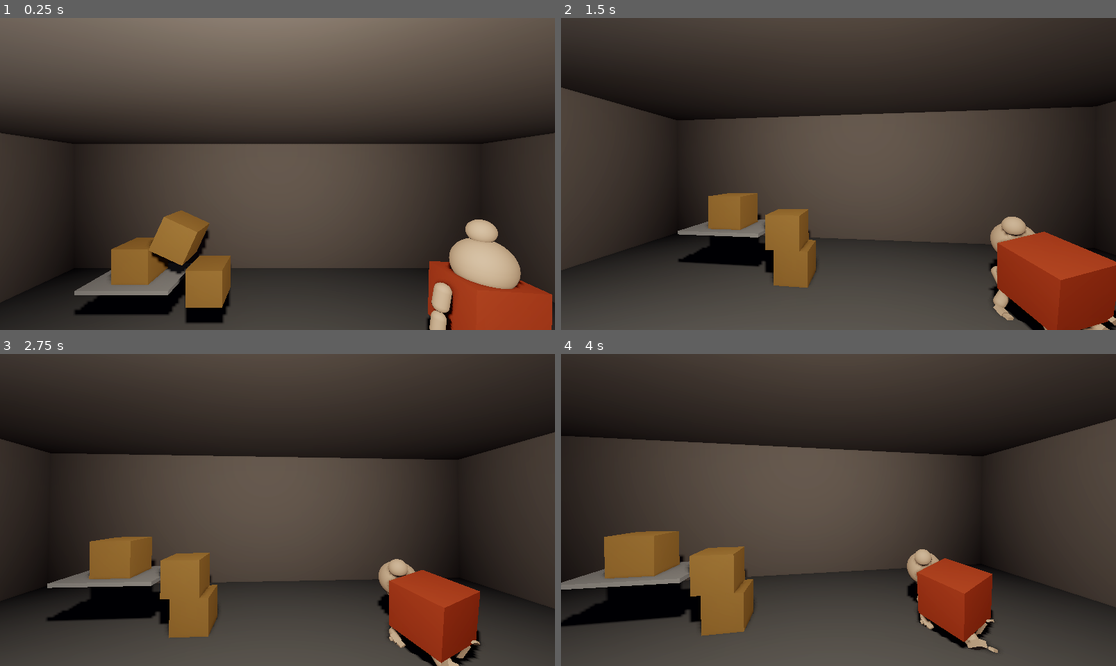
Above: before the commit, frames 1-4 (two rows, left to right).
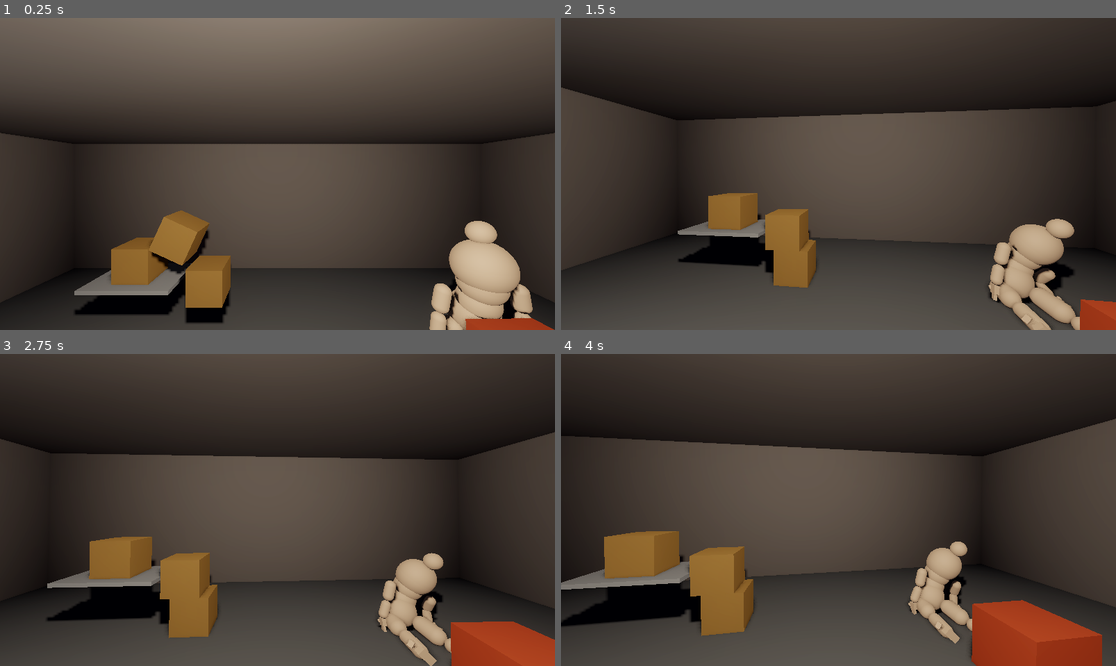
Above: after the commit, the same moments.

Repository: rossmrobinson/proto-game
Game: Godot game, scene res://scenes/main.tscn
Same seed, same stepped clock (60 frames per second), same inputs: the game is played once before the commit and once after it. The project has no main scene, so this scene is started directly.
Inputs (mouse positions are in pixels of both pictures, inside the frame that each line leads up to):
- Up to frame 1 (0.25 s): no input
- Up to frame 2 (1.5 s): tap Enter at 0.5 s; move the mouse to (866, 174) at 0.52 s; click (866, 174) at 0.67 s; move the mouse to (810, 174) at 1.27 s; click (810, 174) at 1.42 s
- Up to frame 3 (2.75 s): move the mouse to (288, 503) at 2.02 s; click (288, 503) at 2.17 s
- Up to frame 4 (4 s): move the mouse to (832, 516) at 2.77 s; click (832, 516) at 2.92 s; move the mouse to (877, 513) at 3.52 s; click (877, 513) at 3.67 s

The runs differ from the first frame. In frame 1, 2.7% of the frame differs, in the area x 76-100%, y 64-100%; in frame 2, 6.6%; in frame 3, 6.7%; in frame 4, 7.4%, in the area x 62-98%, y 60-100%.

Commit message:
Expand ragdoll: breasts, glutes, genitals, internal passages
- Add BodyType enum (MALE, FEMALE, ANDROGYNOUS) export
- Breasts: L/R soft-spring-jointed off chest
- Glutes: L/R soft-spring-jointed off pelvis
- Male: penis + scrotum with soft joints
- Female: vulva + vaginal canal (4-segment spring chain)
- Androgynous: both genital configurations
- Anal canal: 3-segment spring chain (all body types)
- New helpers: _create_soft_joint, _create_passage_chain
- _create_part now accepts p_grabbable (passages are non-grabbable)
- Segment count: ~33-35 depending on body_type

Diff:
--- a/single-room/scripts/npc/humanoid_ragdoll_builder.gd
+++ b/single-room/scripts/npc/humanoid_ragdoll_builder.gd
@@ -1,14 +1,17 @@
 class_name HumanoidRagdollBuilder
 extends Node3D
-## Procedurally constructs a 25-segment humanoid ragdoll with anatomically
+## Procedurally constructs a fully-segmented humanoid ragdoll with anatomically
 ## correct joint limits. Each segment is a BodyPart (RigidBody3D) connected
 ## by Generic6DOFJoint3D nodes.
 ##
-## Segments (25 total):
-##   Torso:  pelvis, spine_lower, spine_upper, chest, neck, head
-##   Arms:   L/R clavicle, upper_arm, forearm, hand
-##   Hands:  L/R thumb, fingers (4 grouped)
-##   Legs:   L/R upper_leg, lower_leg, foot, toes
+## Segments (~33-35 depending on body_type):
+##   Torso:    pelvis, spine_lower, spine_upper, chest, neck, head
+##   Chest:    L/R breast (soft-jointed)
+##   Pelvis:   L/R glute, groin segments (body_type dependent)
+##   Passages: anal canal chain, vaginal canal chain (FEMALE/ANDROGYNOUS)
+##   Arms:     L/R clavicle, upper_arm, forearm, hand
+##   Hands:    L/R thumb, fingers (4 grouped)
+##   Legs:     L/R upper_leg, lower_leg, foot, toes
 ##
 ## Attach this to an empty Node3D. It builds everything in _ready().
 ## The "root" body part is the pelvis — the rest hang from it.
@@ -20,6 +23,11 @@
 @export var body_height: float = 1.75
 ## Overall scale multiplier for mass.
 @export var mass_scale: float = 1.0
+
+@export_group("Body Type")
+enum BodyType { MALE, FEMALE, ANDROGYNOUS }
+## Determines genital anatomy and internal passage configuration.
+@export var body_type: BodyType = BodyType.MALE
 
 @export_group("Visual")
 ## Color for the placeholder capsule/box meshes.
@@ -52,6 +60,22 @@
 const SHOULDER_WIDTH_FRAC: float = 0.24
 const HIP_WIDTH_FRAC: float = 0.10
 
+# Soft tissue & anatomy
+const BREAST_RADIUS_FRAC: float = 0.035
+const BREAST_OFFSET_X_FRAC: float = 0.065
+const BREAST_OFFSET_Z_FRAC: float = 0.06
+const GLUTE_RADIUS_FRAC: float = 0.055
+const GLUTE_OFFSET_X_FRAC: float = 0.06
+const GLUTE_OFFSET_Z_FRAC: float = -0.06
+const PENIS_LENGTH_FRAC: float = 0.045
+const PENIS_RADIUS_FRAC: float = 0.015
+const SCROTUM_RADIUS_FRAC: float = 0.025
+const VULVA_HEIGHT_FRAC: float = 0.025
+const PASSAGE_SEGMENT_RADIUS_FRAC: float = 0.010
+const PASSAGE_SEGMENT_LENGTH_FRAC: float = 0.022
+const PASSAGE_SEGMENTS_ANAL: int = 3
+const PASSAGE_SEGMENTS_VAGINAL: int = 4
+
 
 func _ready() -> void:
 	_build_ragdoll()
@@ -122,6 +146,98 @@
 	_create_joint(neck, head,
 		Vector3(0, neck.position.y + NECK_HEIGHT_FRAC * h * 0.5, 0),
 		Vector3(-40, -55, -25), Vector3(55, 55, 25))
+
+	# ── Breasts (both sides) ────────────────────────────────────────────
+	for side_sign: float in [-1.0, 1.0]:
+		var side: String = "left" if side_sign < 0 else "right"
+		var breast_x: float = side_sign * BREAST_OFFSET_X_FRAC * h
+		var breast_y: float = chest.position.y - CHEST_HEIGHT_FRAC * h * 0.1
+		var breast_z: float = BREAST_OFFSET_Z_FRAC * h
+
+		var breast: BodyPart = _create_part(
+			"%s_breast" % side, "%s Breast" % side.capitalize(),
+			Vector3(breast_x, breast_y, breast_z),
+			_sphere_shape(BREAST_RADIUS_FRAC * h),
+			0.4 * mass_scale, 0.3)
+
+		# Soft spring joint for natural jiggle
+		_create_soft_joint(chest, breast,
+			Vector3(breast_x, breast_y + BREAST_RADIUS_FRAC * h * 0.5, breast_z * 0.5),
+			Vector3(-15, -10, -15), Vector3(15, 10, 15),
+			8.0, 1.5)
+
+	# ── Glutes (both sides) ─────────────────────────────────────────────
+	for side_sign: float in [-1.0, 1.0]:
+		var side: String = "left" if side_sign < 0 else "right"
+		var glute_x: float = side_sign * GLUTE_OFFSET_X_FRAC * h
+		var glute_y: float = pelvis.position.y - PELVIS_HEIGHT_FRAC * h * 0.15
+		var glute_z: float = GLUTE_OFFSET_Z_FRAC * h
+
+		var glute: BodyPart = _create_part(
+			"%s_glute" % side, "%s Glute" % side.capitalize(),
+			Vector3(glute_x, glute_y, glute_z),
+			_sphere_shape(GLUTE_RADIUS_FRAC * h),
+			1.2 * mass_scale, 0.5)
+
+		# Moderate spring joint — glutes move less freely than breasts
+		_create_soft_joint(pelvis, glute,
+			Vector3(glute_x, glute_y + GLUTE_RADIUS_FRAC * h * 0.3, glute_z * 0.3),
+			Vector3(-10, -8, -10), Vector3(10, 8, 10),
+			12.0, 2.5)
+
+	# ── Groin anatomy (body_type dependent) ──────────────────────────────
+	var groin_anchor_y: float = pelvis.position.y - PELVIS_HEIGHT_FRAC * h * 0.45
+	var groin_z: float = 0.04 * h  # Front of pelvis
+
+	if body_type == BodyType.MALE or body_type == BodyType.ANDROGYNOUS:
+		var penis: BodyPart = _create_part(
+			"penis", "Penis",
+			Vector3(0.0, groin_anchor_y - PENIS_LENGTH_FRAC * h * 0.5, groin_z),
+			_capsule_shape(PENIS_RADIUS_FRAC * h, PENIS_LENGTH_FRAC * h),
+			0.15 * mass_scale, 0.25)
+
+		_create_soft_joint(pelvis, penis,
+			Vector3(0.0, groin_anchor_y, groin_z),
+			Vector3(-90, -45, -45), Vector3(45, 45, 45),
+			4.0, 1.0)
+
+		var scrotum: BodyPart = _create_part(
+			"scrotum", "Scrotum",
+			Vector3(0.0, groin_anchor_y - PENIS_LENGTH_FRAC * h * 0.3, groin_z * 0.5),
+			_sphere_shape(SCROTUM_RADIUS_FRAC * h),
+			0.1 * mass_scale, 0.2)
+
+		_create_soft_joint(pelvis, scrotum,
+			Vector3(0.0, groin_anchor_y - PENIS_LENGTH_FRAC * h * 0.1, groin_z * 0.4),
+			Vector3(-30, -20, -20), Vector3(30, 20, 20),
+			5.0, 1.5)
+
+	if body_type == BodyType.FEMALE or body_type == BodyType.ANDROGYNOUS:
+		var vulva: BodyPart = _create_part(
+			"vulva", "Vulva",
+			Vector3(0.0, groin_anchor_y, groin_z * 0.8),
+			_box_shape(Vector3(0.03 * h, VULVA_HEIGHT_FRAC * h, 0.015 * h)),
+			0.05 * mass_scale, 0.2)
+
+		_create_soft_joint(pelvis, vulva,
+			Vector3(0.0, groin_anchor_y + VULVA_HEIGHT_FRAC * h * 0.5, groin_z * 0.4),
+			Vector3(-5, -3, -3), Vector3(5, 3, 3),
+			15.0, 3.0)
+
+		# Vaginal canal — chain of soft segments going inward/upward from vulva
+		_create_passage_chain("vaginal", vulva,
+			Vector3(0.0, groin_anchor_y, groin_z * 0.5),
+			Vector3(0.0, 0.3, -0.9).normalized(),  # Angled inward and slightly up
+			PASSAGE_SEGMENTS_VAGINAL, h)
+
+	# ── Anal passage (all body types) ───────────────────────────────────
+	var anal_anchor_y: float = pelvis.position.y - PELVIS_HEIGHT_FRAC * h * 0.4
+	var anal_z: float = GLUTE_OFFSET_Z_FRAC * h * 0.5  # Between glutes
+
+	_create_passage_chain("anal", pelvis,
+		Vector3(0.0, anal_anchor_y, anal_z),
+		Vector3(0.0, 0.4, -0.85).normalized(),  # Angled inward and slightly up
+		PASSAGE_SEGMENTS_ANAL, h)
 
 	# ── Arms (both sides) ───────────────────────────────────────────────
 	for side_sign: float in [-1.0, 1.0]:
@@ -255,13 +371,15 @@
 # ──────────────────────────────────────────────────────────────────────────────
 
 func _create_part(p_name: String, p_display: String, pos: Vector3,
-		shape: Shape3D, p_mass: float, p_grab_stiffness: float) -> BodyPart:
+		shape: Shape3D, p_mass: float, p_grab_stiffness: float,
+		p_grabbable: bool = true) -> BodyPart:
 	var part: BodyPart = BodyPart.new()
 	part.name = p_name.to_pascal_case()
 	part.part_name = p_name
 	part.display_name = p_display
 	part.mass = p_mass
 	part.grab_stiffness = p_grab_stiffness
+	part.is_grabbable = p_grabbable
 	part.position = pos
 	part.continuous_cd = true  # Prevent tunneling for small parts
 
@@ -320,6 +438,69 @@
 	child_part.connected_parts.append(parent_part)
 
 	return joint
+
+
+## Creates a joint with angular spring behavior for soft tissue (breasts, glutes, genitals).
+## Spring joints resist deformation but allow natural movement.
+func _create_soft_joint(parent_part: BodyPart, child_part: BodyPart,
+		anchor_pos: Vector3,
+		angular_lower_deg: Vector3, angular_upper_deg: Vector3,
+		spring_stiffness: float = 8.0,
+		spring_damping: float = 1.5) -> Generic6DOFJoint3D:
+	var joint: Generic6DOFJoint3D = _create_joint(
+		parent_part, child_part, anchor_pos,
+		angular_lower_deg, angular_upper_deg)
+
+	# Enable angular springs on all 3 axes — gives elastic "return to rest" behavior
+	joint.set_flag_x(Generic6DOFJoint3D.FLAG_ENABLE_ANGULAR_SPRING, true)
+	joint.set_param_x(Generic6DOFJoint3D.PARAM_ANGULAR_SPRING_STIFFNESS, spring_stiffness)
+	joint.set_param_x(Generic6DOFJoint3D.PARAM_ANGULAR_SPRING_DAMPING, spring_damping)
+
+	joint.set_flag_y(Generic6DOFJoint3D.FLAG_ENABLE_ANGULAR_SPRING, true)
+	joint.set_param_y(Generic6DOFJoint3D.PARAM_ANGULAR_SPRING_STIFFNESS, spring_stiffness)
+	joint.set_param_y(Generic6DOFJoint3D.PARAM_ANGULAR_SPRING_DAMPING, spring_damping)
+
+	joint.set_flag_z(Generic6DOFJoint3D.FLAG_ENABLE_ANGULAR_SPRING, true)
+	joint.set_param_z(Generic6DOFJoint3D.PARAM_ANGULAR_SPRING_STIFFNESS, spring_stiffness)
+	joint.set_param_z(Generic6DOFJoint3D.PARAM_ANGULAR_SPRING_DAMPING, spring_damping)
+
+	return joint
+
+
+## Builds a chain of small, soft-jointed segments to simulate an internal passage.
+## Each segment is non-grabbable, very low mass, high damping, with spring return.
+func _create_passage_chain(passage_name: String, anchor_part: BodyPart,
+		start_pos: Vector3, direction: Vector3,
+		segment_count: int, h: float) -> Array[BodyPart]:
+	var seg_radius: float = PASSAGE_SEGMENT_RADIUS_FRAC * h
+	var seg_length: float = PASSAGE_SEGMENT_LENGTH_FRAC * h
+	var chain: Array[BodyPart] = []
+	var prev_part: BodyPart = anchor_part
+
+	for i: int in range(segment_count):
+		var offset: Vector3 = direction * seg_length * (i + 1)
+		var seg_pos: Vector3 = start_pos + offset
+		var seg_name: String = "%s_passage_%d" % [passage_name, i]
+		var seg_display: String = "%s Passage %d" % [passage_name.capitalize(), i + 1]
+
+		var seg: BodyPart = _create_part(seg_name, seg_display, seg_pos,
+			_capsule_shape(seg_radius, seg_length),
+			0.02 * mass_scale, 0.1, false)  # Not grabbable
+
+		# High damping for internal tissue — resists wild oscillation
+		seg.linear_damp = 8.0
+		seg.angular_damp = 10.0
+
+		# Very soft spring joints — elastic, returns to rest shape
+		var joint_pos: Vector3 = start_pos + direction * seg_length * (i + 0.5)
+		_create_soft_joint(prev_part, seg, joint_pos,
+			Vector3(-15, -15, -15), Vector3(15, 15, 15),
+			12.0, 4.0)
+
+		chain.append(seg)
+		prev_part = seg
+
+	return chain
 
 
 # ──────────────────────────────────────────────────────────────────────────────
